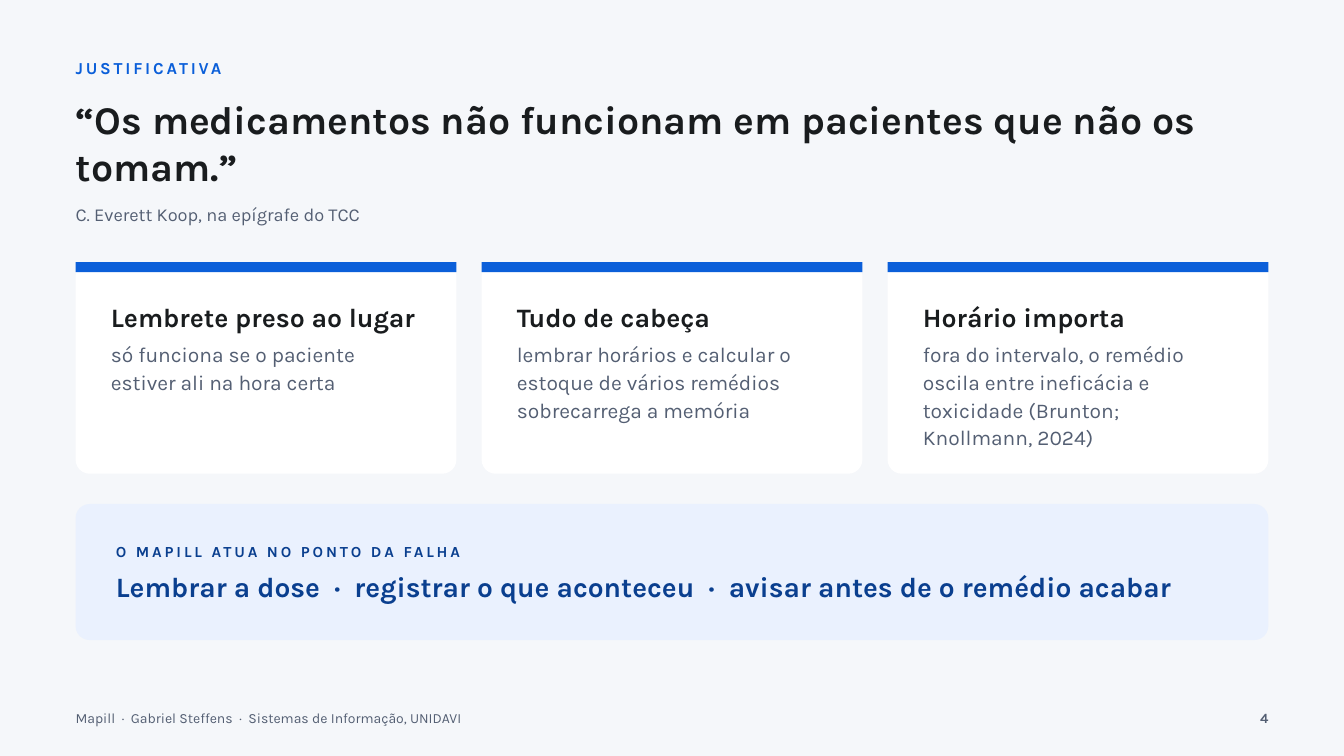
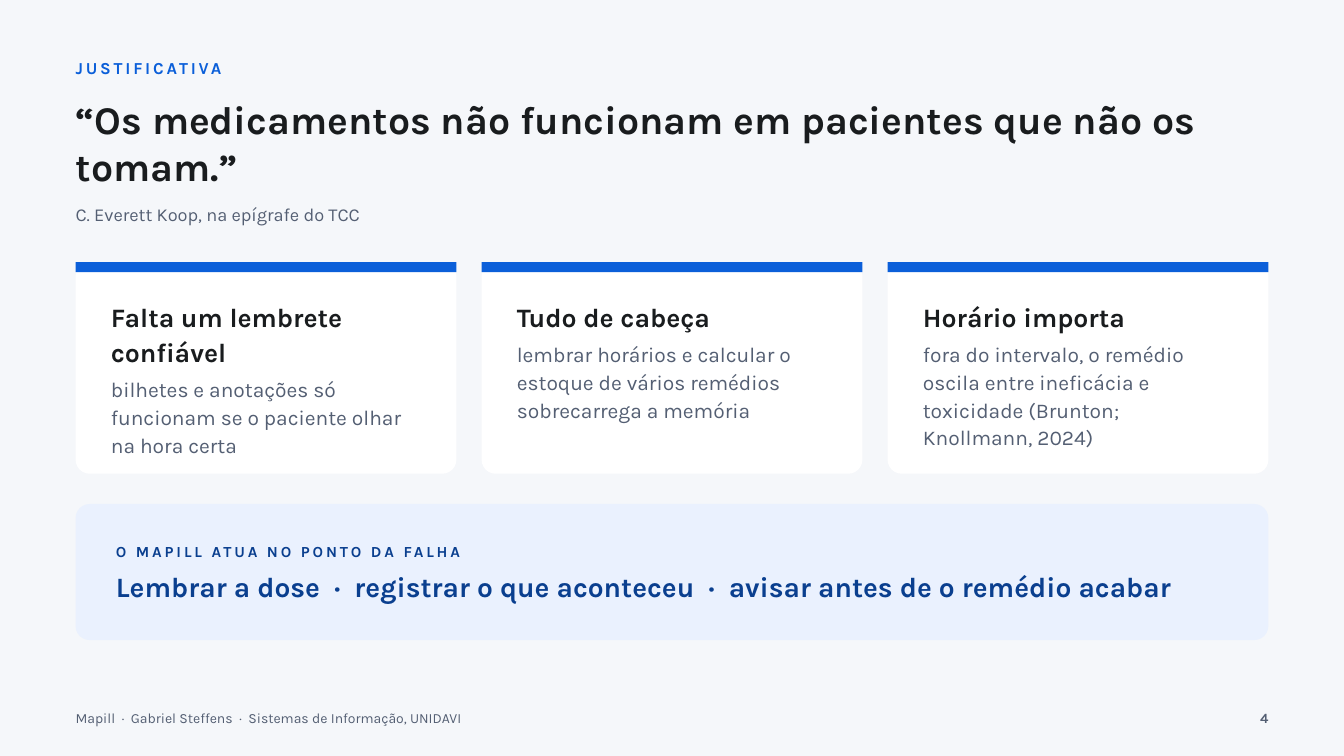
Before and after one commit to gabste8831/Mapill-Health-App, a slide deck: slide 4 of docs/tcc/apresentacao-mapill.pptx. Drawn at 1344x756 pixels with LibreOffice and Linux fonts; fonts in the diff are those of the drawing. Boxes give left, top, right and bottom in pixels: in the first picture for what was removed or moved away, otherwise in the second. Text is boxed around its words. In the diff, an @@ line names an element or a change of style, - is before the commit and + after.

Commit message:
docs(tcc): cartao 'falta um lembrete confiavel' na justificativa

```diff
--- a/docs/tcc/apresentacao-mapill.pptx
+++ b/docs/tcc/apresentacao-mapill.pptx
@@ text at <box>111,308,401,453</box>: text changed @@
-Lembrete preso ao lugar
-só funciona se o paciente estiver ali na hora certa
+Falta um lembrete confiável
+bilhetes e anotações só funcionam se o paciente olhar na hora certa
```
Also in this commit, not shown: 1 other file.
